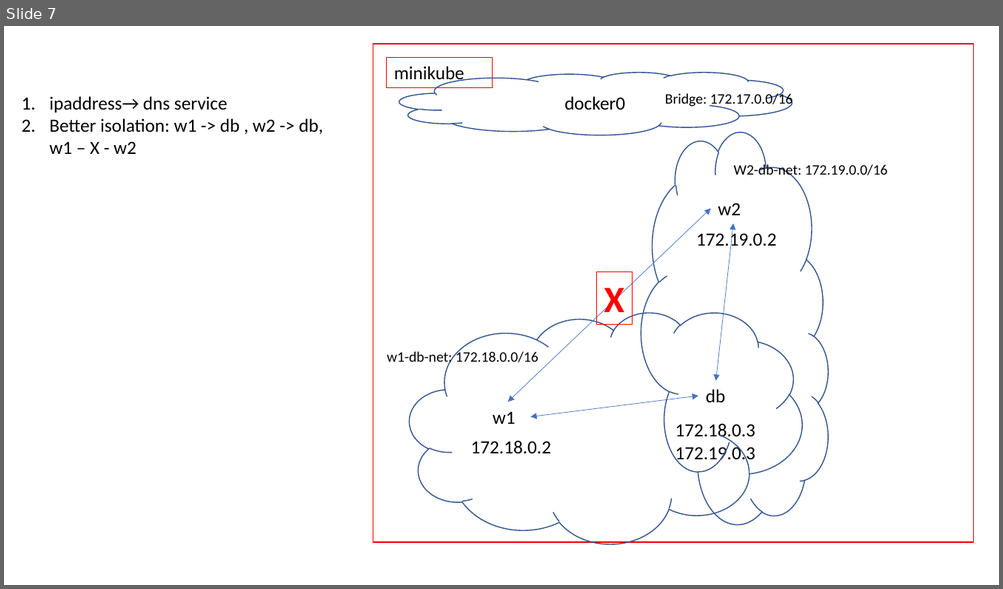
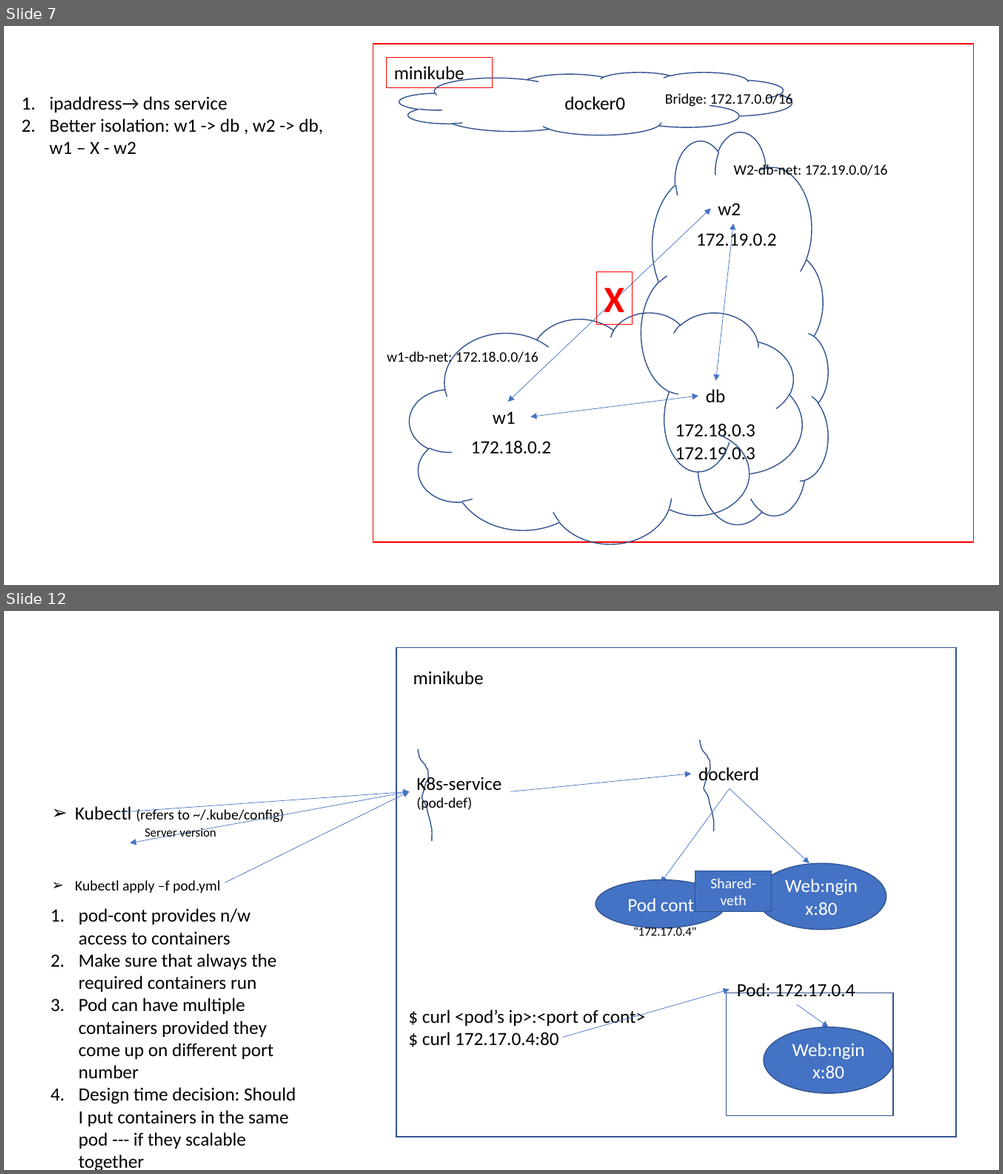
Before and after one commit to AdityaSP/ora-sep16-dock-kube, a slide deck: rough-diag.pptx. Shown one above the other, each under a label of ours: slide 7 before the commit, slides 7 and 12 after it; the slides between them are not shown. The pictures are 1003x589 and 1003x1174 pixels, drawn with LibreOffice and Linux fonts; fonts in the diff are those of the drawing. Boxes give left, top, right and bottom in pixels: in the first picture for what was removed or moved away, otherwise in the second. Text is boxed around its words. In the diff, an @@ line names an element or a change of style, - is before the commit and + after.

```diff
--- a/rough-diag.pptx
+++ b/rough-diag.pptx
@@ slide 12 added at (4,611,999,1170), background #FFFFFF @@
@@ rectangle added at (396,647,956,1137), outline #325491 1 pt @@
@@ text added at (413,671,484,684), 18 pt, text #000000 @@
+minikube
@@ freeform shape added at (700,740,714,832), outline #325491 1 pt @@
@@ freeform shape added at (418,749,432,841), outline #325491 1 pt @@
@@ text added at (698,766,759,786), 18 pt, text #000000 @@
+dockerd
@@ text added at (416,775,501,812), 18 pt, text #000000 @@
+K8s-service
+(pod-def)
@@ arrow added from (511, 792) to (691, 774), #4472C4 0.5 pt @@
@@ text added at (75,806,284,893), 14 pt, text #000000 @@
+➢ Kubectl (refers to ~/.kube/config)
+➢ Kubectl apply –f pod.yml
@@ arrow added from (122, 812) to (409, 792), #4472C4 0.5 pt @@
@@ arrow added from (409, 792) to (130, 843), #4472C4 0.5 pt @@
@@ arrow added from (225, 883) to (409, 792), #4472C4 0.5 pt @@
@@ arrow added from (729, 789) to (660, 883), #4472C4 0.5 pt @@
@@ arrow added from (729, 789) to (809, 864), #4472C4 0.5 pt @@
@@ text added at (145,827,216,840), 12 pt, text #000000 @@
+Server version
@@ rectangle added at (695,871,771,911), fill #4472C4, outline #325491 1 pt, 14 pt, text #FFFFFF @@
+Shared-veth
@@ ellipse added at (756,864,886,931), fill #4472C4, outline #325491 1 pt, 18 pt, text #FFFFFF @@
+Web:nginx:80
@@ ellipse added at (596,880,726,929), fill #4472C4, outline #325491 1 pt, 18 pt, text #FFFFFF @@
+Pod cont
@@ text added at (79,908,296,1170), 18 pt, text #000000 @@
+1. pod-cont provides n/w access to containers
+2. Make sure that always the required containers run
+3. Pod can have multiple containers provided they come up on different port number
+4. Design time decision: Should I put containers in the same pod --- if they scalable together
@@ text added at (633,925,697,936), 12 pt, text #000000 @@
+"172.17.0.4"
@@ text added at (737,983,854,997), 18 pt, text #000000 @@
+Pod: 172.17.0.4
@@ text added at (422,1010,645,1046), 18 pt, text #000000 @@
+$ curl <pod’s ip>:<port of cont>
+$ curl 172.17.0.4:80
@@ arrow added from (562, 1038) to (729, 990), #4472C4 0.5 pt @@
@@ rectangle added at (726,993,893,1116), outline #325491 1 pt @@
@@ arrow added from (797, 1005) to (828, 1028), #4472C4 0.5 pt @@
@@ ellipse added at (763,1028,893,1093), fill #4472C4, outline #325491 1 pt, 18 pt, text #FFFFFF @@
+Web:nginx:80
```
Also in this commit, not shown: 4 other slides added, 4 other files.
